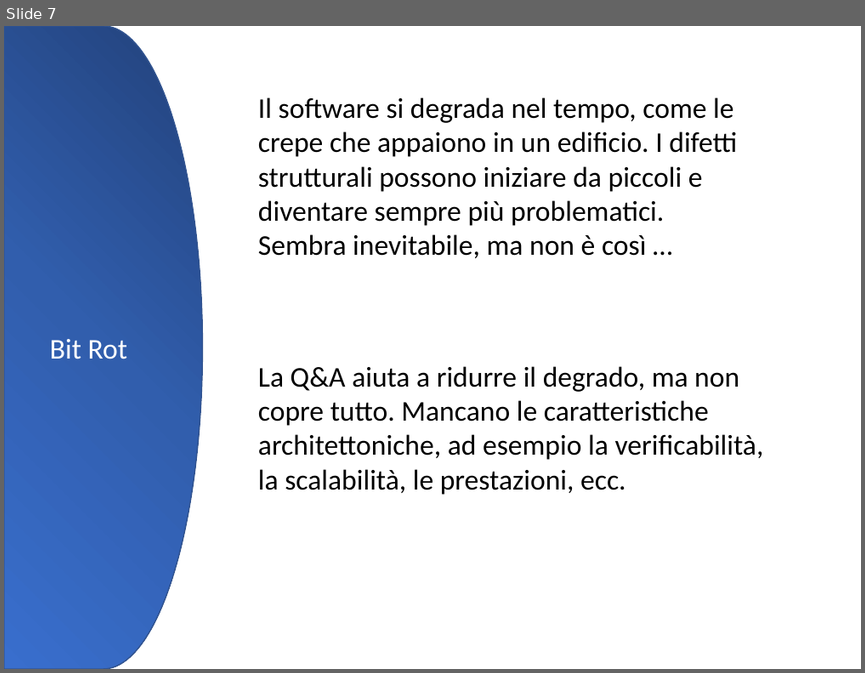
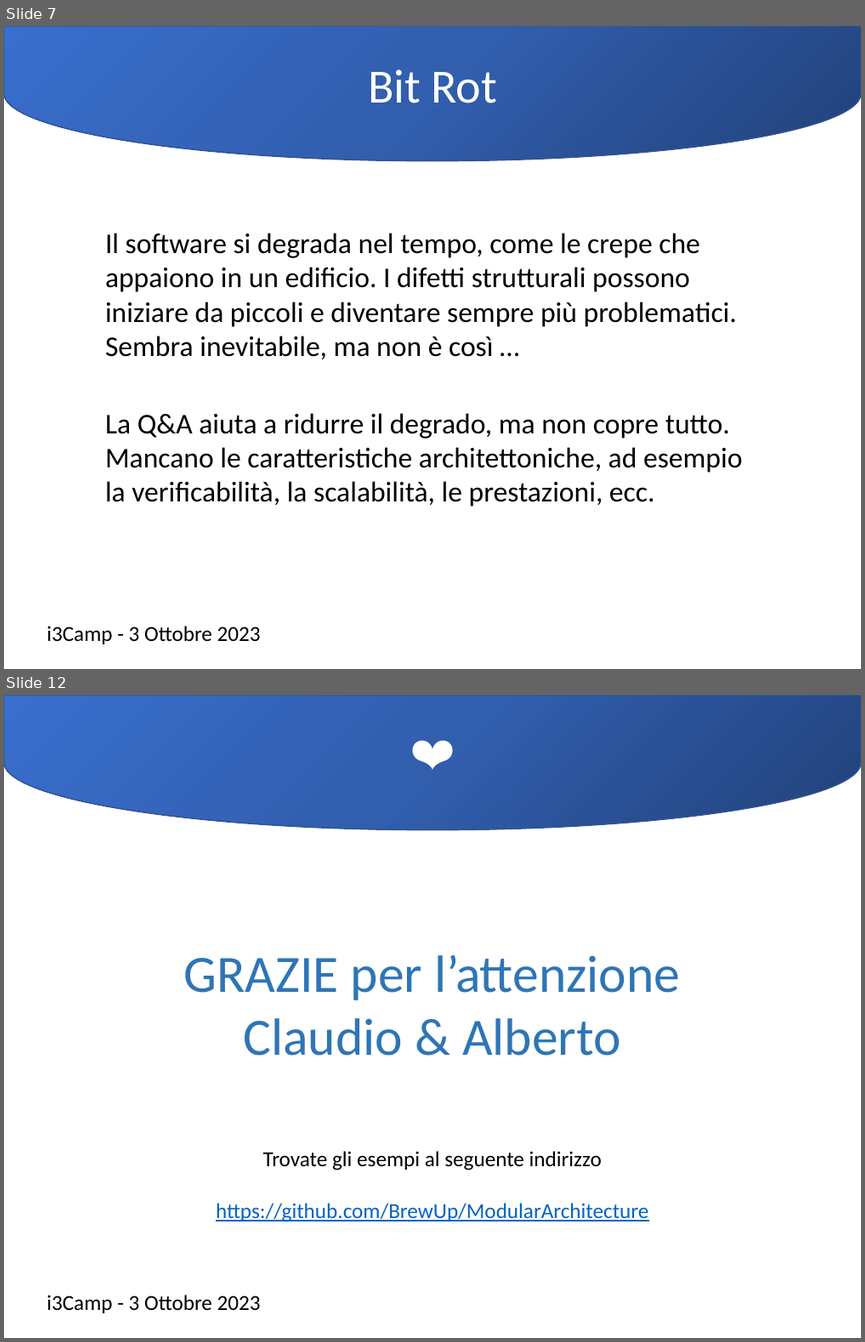
Before and after one commit to Ace68/slide, a slide deck: 2023/20231004-i3Camp/20231003-i3Camp.pptx. Shown one above the other, each under a label of ours: slide 7 before the commit, slides 7 and 12 after it; the slides between them are not shown. The pictures are 865x673 and 865x1342 pixels, drawn with LibreOffice and Linux fonts; fonts in the diff are those of the drawing; background and template pictures are left out. Boxes give left, top, right and bottom in pixels: in the first picture for what was removed or moved away, otherwise in the second. Text is boxed around its words. In the diff, an @@ line names an element or a change of style, - is before the commit and + after.

Commit message:
i3Camp 2023-10

```diff
--- a/2023/20231004-i3Camp/20231003-i3Camp.pptx
+++ b/2023/20231004-i3Camp/20231003-i3Camp.pptx
@@ slide 12 added at (x1=4, y1=695, x2=861, y2=1338), background #FFFFFF @@
@@ flow chart delay added at (x1=4, y1=696, x2=860, y2=830), fill gradient #23427A to #315EAD to #3A6FCE, outline #325491 1 pt, 40 pt, text #FFFFFF @@
+❤️
@@ text added at (x1=184, y1=955, x2=680, y2=1055), 44 pt, text #2E75B6 @@
+GRAZIE per l’attenzione
+Claudio & Alberto
@@ text added at (x1=216, y1=1151, x2=648, y2=1222), 18 pt, text #0563C1, underline @@
+Trovate gli esempi al seguente indirizzo
+https://github.com/BrewUp/ModularArchitecture
@@ text added at (x1=46, y1=1294, x2=261, y2=1313), 18 pt, text #000000 @@
+i3Camp - 3 Ottobre 2023
@@ slide 7 changed as well @@
@@ flow chart delay "Bit Rot" at (x1=4, y1=27, x2=860, y2=161): size 24 to 40 pt; rotation 0 to 90 degrees @@
@@ text "Il software si degrada nel ..." rewrapped from (x1=258, y1=97, x2=737, y2=258) to (x1=105, y1=233, x2=737, y2=359) @@
@@ text "La Q&A aiuta a ridurre ..." rewrapped from (x1=258, y1=366, x2=764, y2=494) to (x1=105, y1=413, x2=742, y2=506) @@
@@ text added at (x1=46, y1=625, x2=261, y2=644), 18 pt, text #000000 @@
+i3Camp - 3 Ottobre 2023
```
Also in this commit, not shown: 6 other slides changed, 4 other slides added, 4 slides removed.
